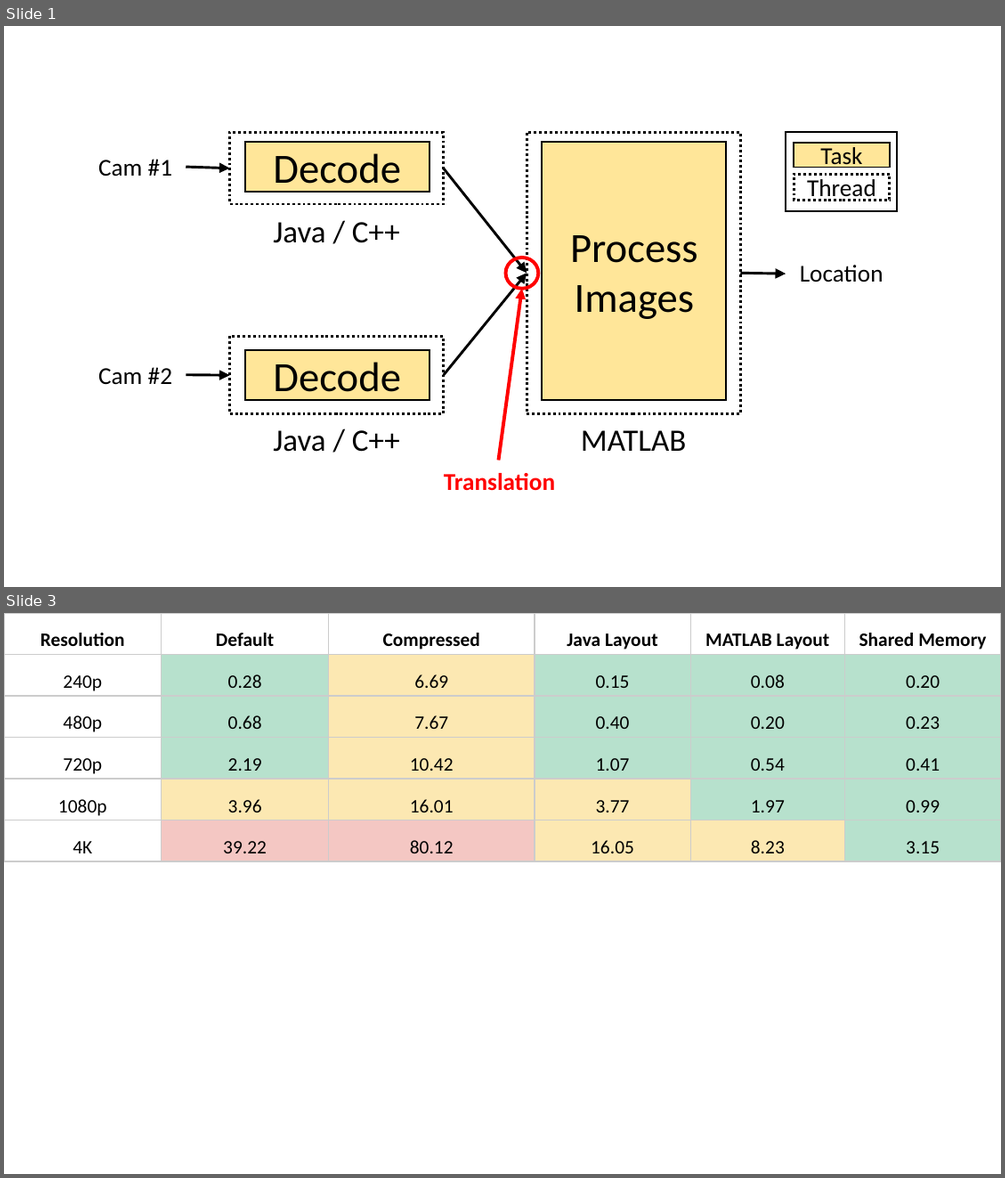
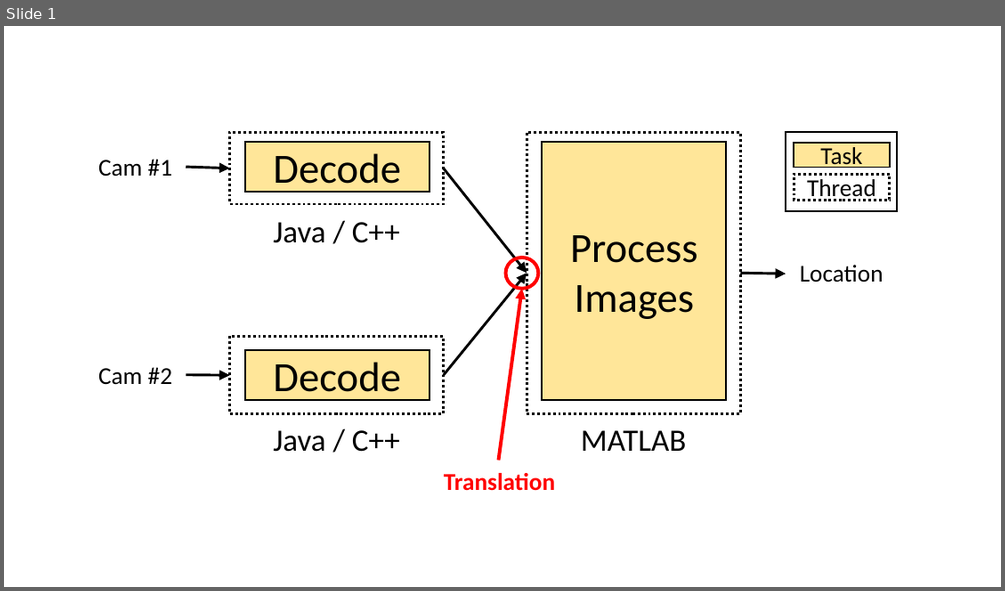
Before and after one commit to ennerf/ennerf.github.io, a slide deck: images/streaming/graphics.pptx. Shown one above the other, each under a label of ours: slides 1 and 3 before the commit, slide 1 after it; the slides between them are not shown. The pictures are 1005x1178 and 1005x591 pixels, drawn with LibreOffice and Linux fonts; fonts in the diff are those of the drawing. Boxes give left, top, right and bottom in pixels: in the first picture for what was removed or moved away, otherwise in the second. Text is boxed around its words. In the diff, an @@ line names an element or a change of style, - is before the commit and + after.

```diff
--- a/images/streaming/graphics.pptx
+++ b/images/streaming/graphics.pptx
@@ slide 3 removed at bbox=[4, 613, 1001, 1174], background #FFFFFF @@
@@ table removed at bbox=[4, 613, 1000, 861], 6 rows, 6 columns @@
-Resolution | Default | Compressed | Java Layout | MATLAB Layout | Shared Memory
-240p | 0.28 | 6.69 | 0.15 | 0.08 | 0.20
-480p | 0.68 | 7.67 | 0.40 | 0.20 | 0.23
-720p | 2.19 | 10.42 | 1.07 | 0.54 | 0.41
-1080p | 3.96 | 16.01 | 3.77 | 1.97 | 0.99
-4K | 39.22 | 80.12 | 16.05 | 8.23 | 3.15
```
Also in this commit, not shown: 1 slide changed, 2 other files.
